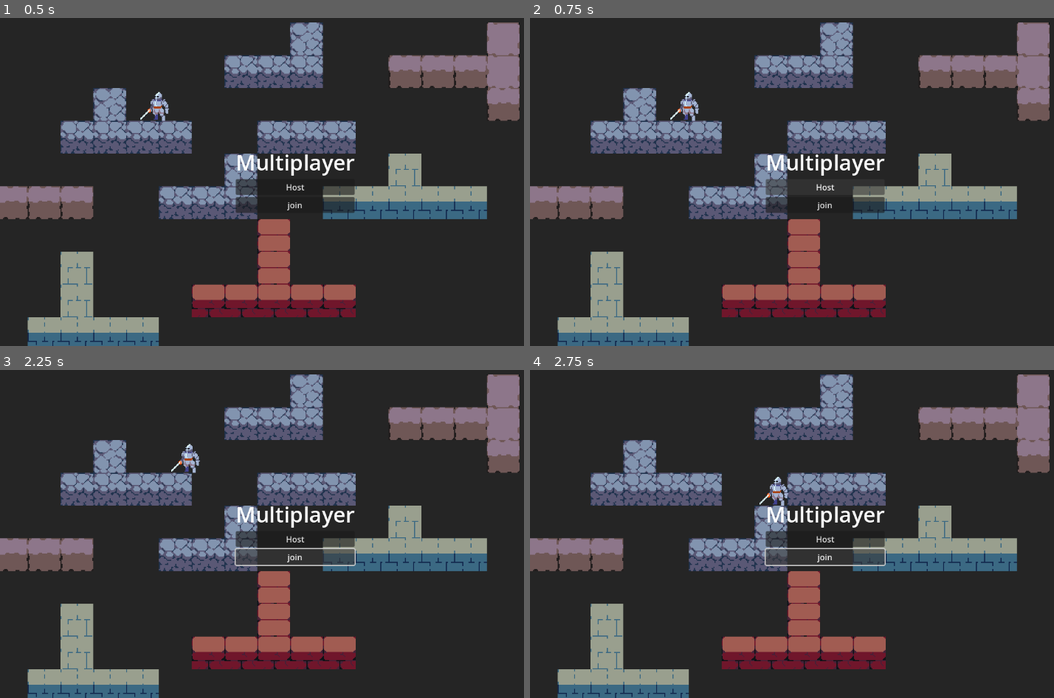
Above: before the commit, frames 1-4 (two rows, left to right).
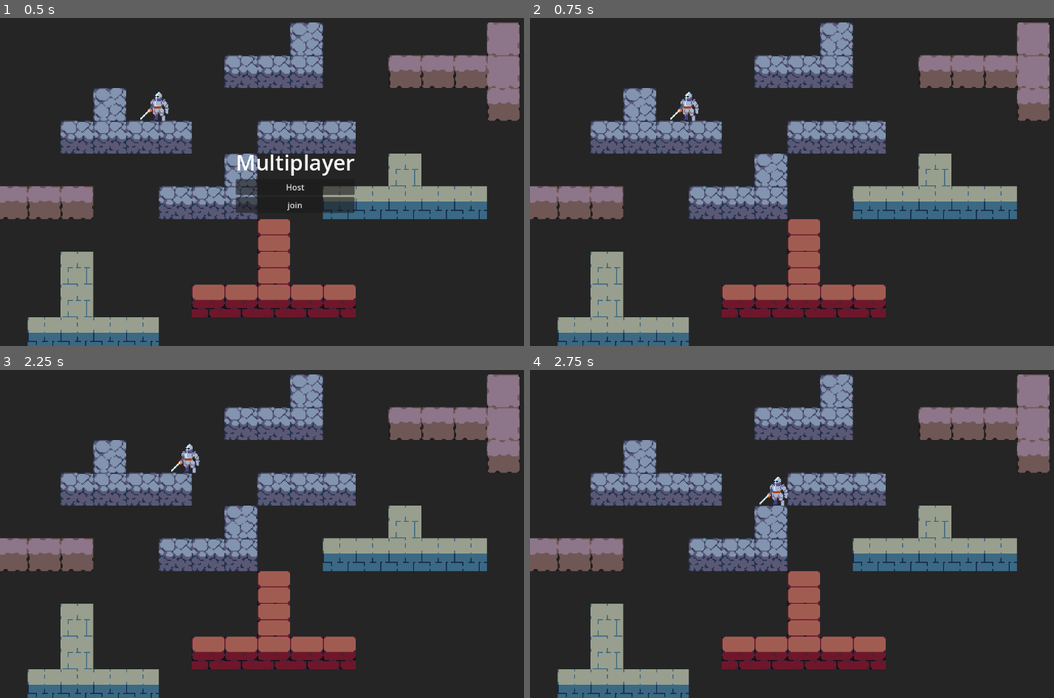
Above: after the commit, the same moments.

Repository: CosmoAdiX/Godot-Mulitplayer
Game: Godot game, scene res://scenes/world.tscn
The game is run twice, just before and just after one commit, with the same random seed, the same clock (stepped at 60 frames per second) and the same inputs.
Inputs (mouse positions are in pixels of both pictures, inside the frame that each line leads up to):
- Up to frame 1 (0.5 s): no input
- Up to frame 2 (0.75 s): click "Host" at 0.5 s
- Up to frame 3 (2.25 s): click (293, 556) at 1.25 s, where only the run before the commit has a clickable "join"; hold Right (ui_right) from 2.03 s (still down)
- Up to frame 4 (2.75 s): keep holding Right (ui_right)

Frame 1 is identical in both runs. In frame 2, 1.4% of the frame differs, in the area x 44-68%, y 41-60%; in frame 3, 1.6%; in frame 4, 1.6%.

Commit message:
adding the functionality

Diff:
--- a/scenes/world.gd
+++ b/scenes/world.gd
@@ -4,15 +4,19 @@
 var peer = ENetMultiplayerPeer.new()
 var port = 9992
 
+@onready var canvas1: CanvasLayer = $CanvasLayer
+
 func _on_host_pressed() -> void:
 	peer.create_server(port)
 	multiplayer.multiplayer_peer = peer
 	multiplayer.peer_connected.connect(peer_added)
+	canvas1.hide()
 
 
 func _on_join_pressed() -> void:
 	peer.create_client('localhost', port)
 	multiplayer.multiplayer_peer = peer
+	canvas1.hide()
 
 func peer_added(pid) -> void:
 	print('player ' + str(pid) + ' has joined!.')
